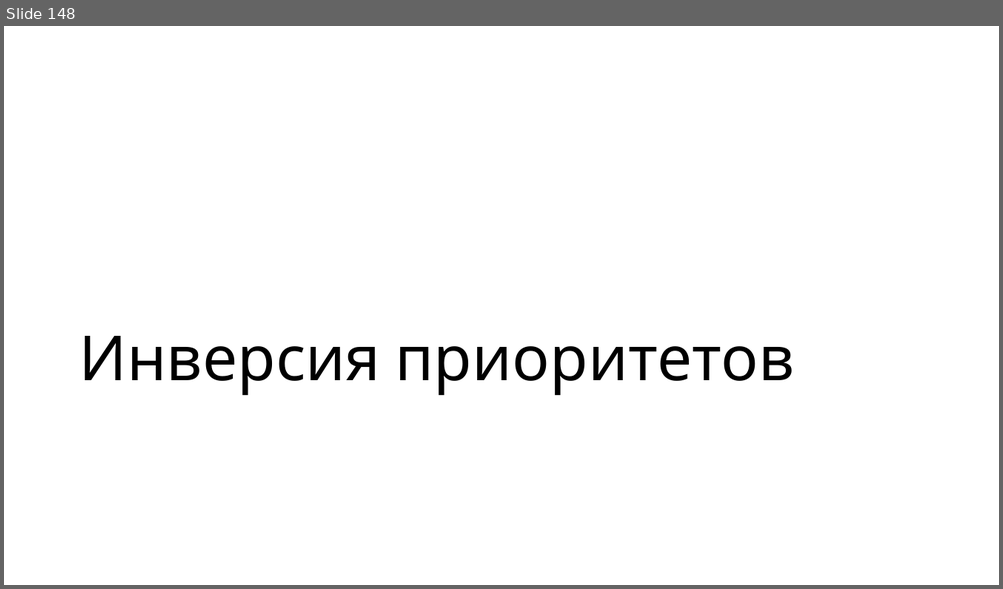
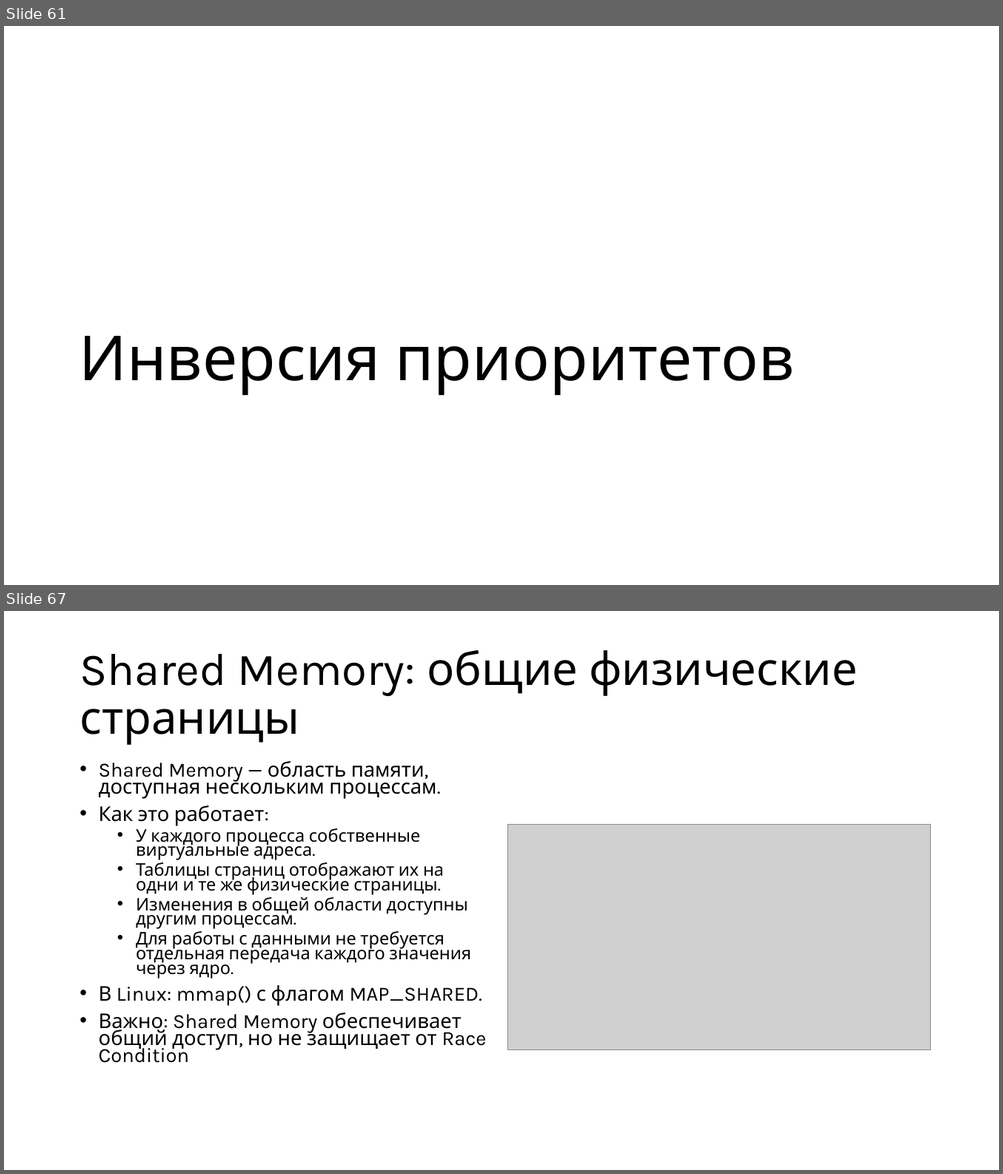
Before and after one commit to alexey-malov/os-course, a slide deck: lectures/05/Синхронизация и межпроцессная коммуникация.pptx. Shown one above the other, each under a label of ours: slide 148 before the commit, slides 61 and 67 after it; the slides between them are not shown. The pictures are 1003x589 and 1003x1174 pixels, drawn with LibreOffice and Linux fonts; fonts in the diff are those of the drawing; grey boxes stand for pictures. Boxes give left, top, right and bottom in pixels: in the first picture for what was removed or moved away, otherwise in the second. Text is boxed around its words. In the diff, an @@ line names an element or a change of style, - is before the commit and + after.

```diff
--- a/lectures/05/Синхронизация и межпроцессная коммуникация.pptx
+++ b/lectures/05/Синхронизация и межпроцессная коммуникация.pptx
@@ slide 67 added at (4,611,999,1170), background #FFFFFF @@
@@ title added at (79,650,857,745), 44 pt, text #000000 @@
+Shared Memory: общие физические страницы
@@ text added at (99,761,486,1063), 16.8 pt, text #000000 @@
+• Shared Memory — область памяти, доступная нескольким процессам.
+• Как это работает:
+  • У каждого процесса собственные виртуальные адреса.
+  • Таблицы страниц отображают их на одни и те же физические страницы.
+  • Изменения в общей области доступны другим процессам.
+  • Для работы с данными не требуется отдельная передача каждого значения через ядро.
+• В Linux: mmap() с флагом MAP_SHARED.
+• Важно: Shared Memory обеспечивает общий доступ, но не защищает от Race Condition
@@ picture added at (508,824,930,1051) @@
@@ what was slide 148 is now slide 61 @@
```
Also in this commit, not shown: 11 slides changed, 67 other slides added, 148 slides removed, 1 other file.
